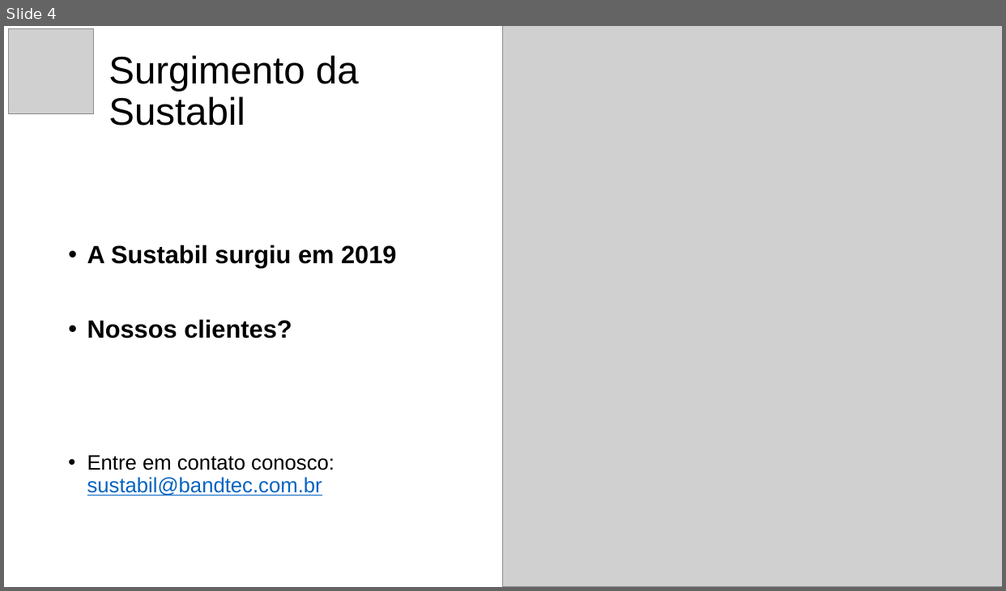
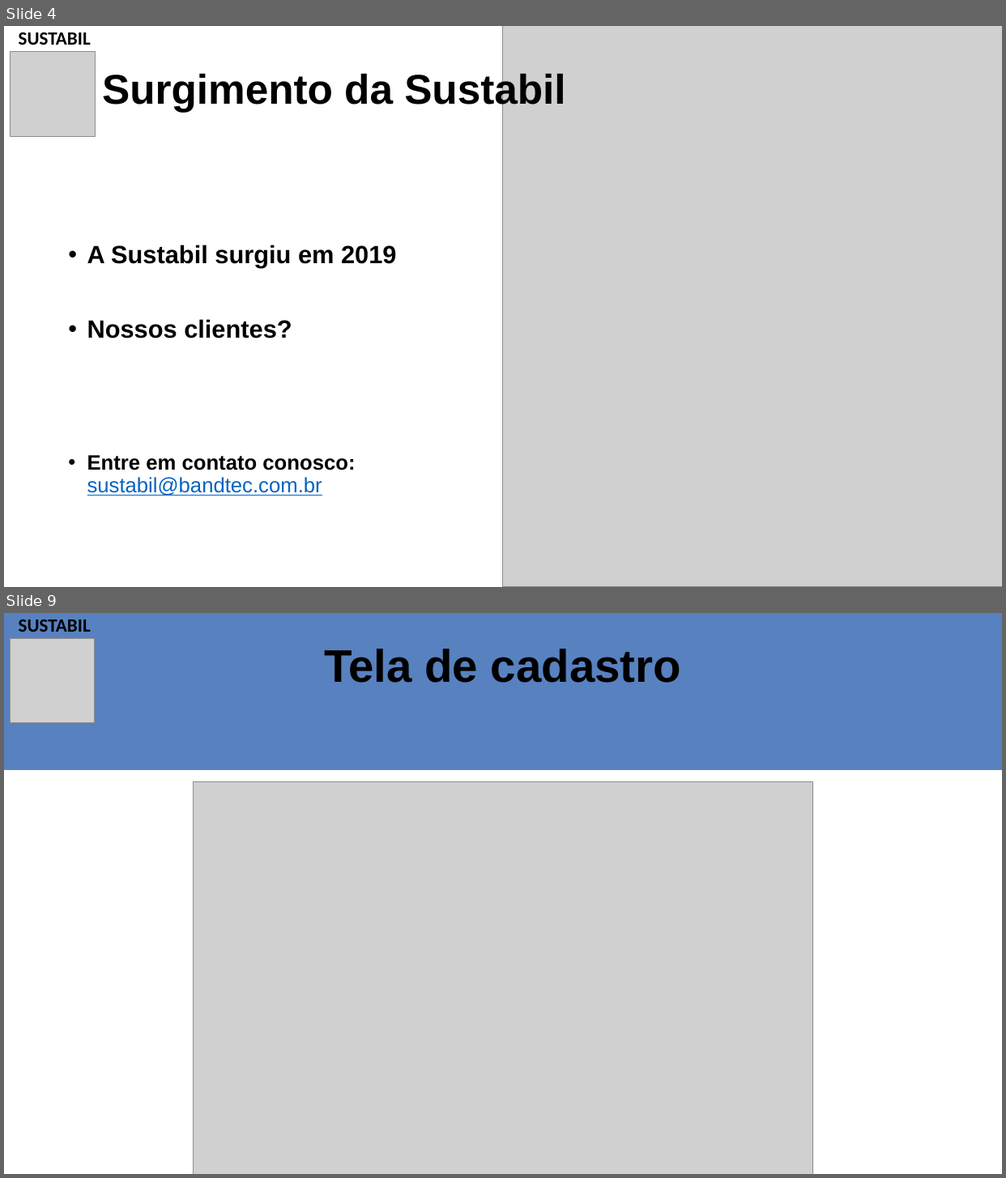
Before and after one commit to franklin-silva41/PROJETO-SENSOR-DE-UMIDADE, a slide deck: SUSTABIL - Apresentação real.pptx. Shown one above the other, each under a label of ours: slide 4 before the commit, slides 4 and 9 after it; the slides between them are not shown. The pictures are 1006x591 and 1006x1178 pixels, drawn with LibreOffice and Linux fonts; fonts in the diff are those of the drawing; grey boxes stand for pictures; background and template pictures are left out. Boxes give left, top, right and bottom in pixels: in the first picture for what was removed or moved away, otherwise in the second. Text is boxed around its words. In the diff, an @@ line names an element or a change of style, - is before the commit and + after.

```diff
--- a/SUSTABIL - Apresentação real.pptx
+++ b/SUSTABIL - Apresentação real.pptx
@@ slide 9 added at bbox=[4, 613, 1002, 1174], background #FFFFFF @@
@@ rectangle added at bbox=[4, 613, 1002, 770], fill #5881C0, outline #5881C0 1 pt @@
@@ text added at bbox=[19, 619, 91, 632], 18 pt, text #000000, bold @@
+SUSTABIL
@@ picture added at bbox=[10, 638, 95, 723] @@
@@ title added at bbox=[324, 649, 681, 683], 44 pt, text #000000, bold @@
+Tela de cadastro
@@ picture added at bbox=[194, 782, 812, 1174] @@
@@ slide 4 changed as well @@
@@ text added at bbox=[19, 32, 91, 45], 18 pt, text #000000, bold @@
+SUSTABIL
@@ title "Surgimento da Sustabil": place and size @@
-title "Surgimento da Sustabil" at bbox=[108, 55, 359, 126]
+title "Surgimento da Sustabil" at bbox=[102, 71, 565, 112]
@@ title "Surgimento da Sustabil" at bbox=[102, 71, 565, 112]: size 37 to 40 pt, bold on @@
@@ picture: place and size @@
-picture at bbox=[9, 29, 93, 113]
+picture at bbox=[10, 51, 95, 136]
@@ text at bbox=[87, 455, 355, 496]: bold on in "Entre em contato conosco:" @@
```
Also in this commit, not shown: 12 other slides changed, 5 other slides added, 3 slides removed.
